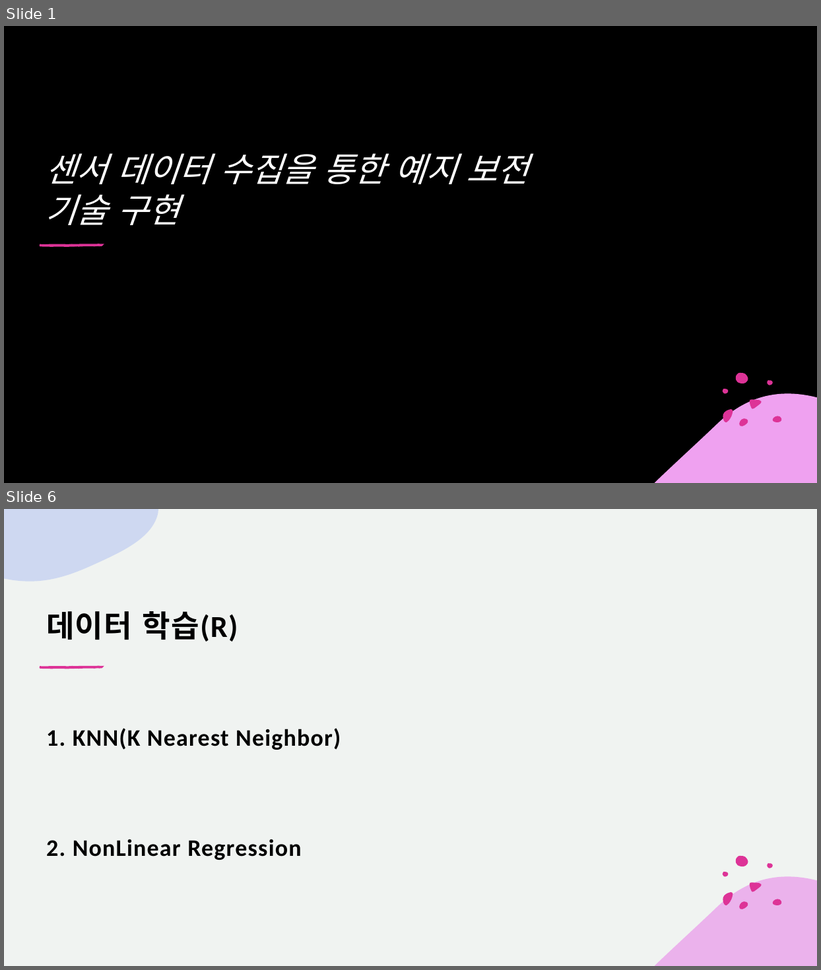
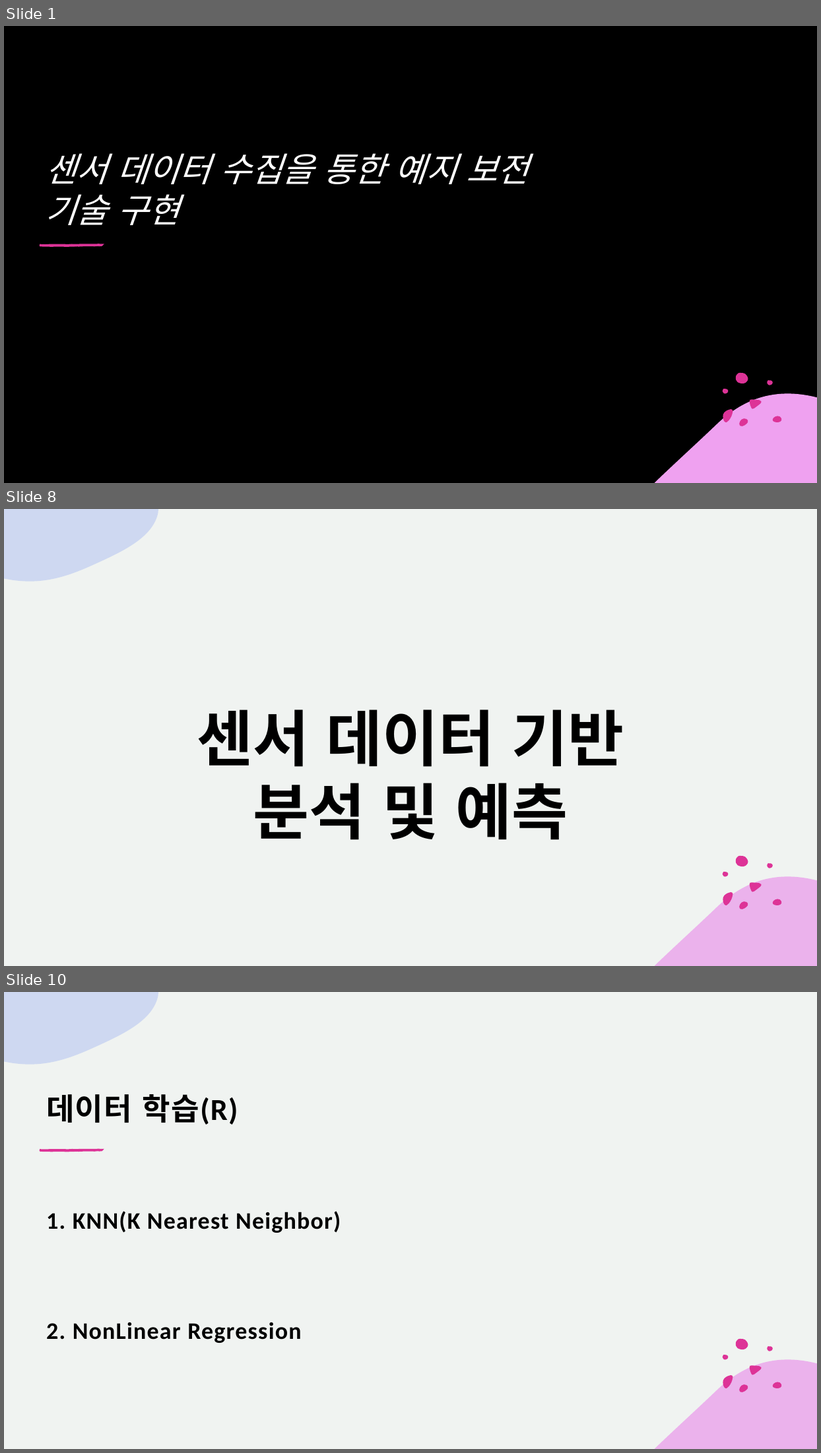
Before and after one commit to ssoonyoi/project, a slide deck: doc/프레젠테이션1.pptx. Shown one above the other, each under a label of ours: slides 1 and 6 before the commit, slides 1, 8 and 10 after it; the slides between them are not shown. The pictures are 821x970 and 821x1453 pixels, drawn with LibreOffice and Linux fonts; fonts in the diff are those of the drawing; background and template pictures are left out; a plain dark background stands for a picture behind light text. Boxes give left, top, right and bottom in pixels: in the first picture for what was removed or moved away, otherwise in the second. Text is boxed around its words. In the diff, an @@ line names an element or a change of style, - is before the commit and + after.

```diff
--- a/doc/프레젠테이션1.pptx
+++ b/doc/프레젠테이션1.pptx
@@ slide 8 added at [4, 509, 817, 966], background #F0F3F1; not listed: 9 template elements that a slide beside it also shows @@
@@ text added at [197, 710, 624, 840], 72 pt, text #000000, bold @@
+센서 데이터 기반 분석 및 예측
@@ what was slide 6 is now slide 10 @@
```
Also in this commit, not shown: 5 slides changed, 3 other slides added.
